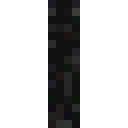
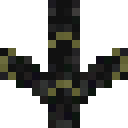
Layers edited between the first and the second 128 x 128 image:
added layer "Ebene-Kopie #1" (50%) above "Ebene #1" over [0, 48, 16, 80]
added layer "Ebene #1" above "Ebene-Kopie" over [0, 48, 48, 104]
added layer "Ebene-Kopie" (50%) above "Hintergrund-Kopie" over [112, 48, 128, 80]
added layer "Hintergrund-Kopie" above "Ebene" over [80, 48, 128, 104]
added layer "Ebene" (50%) above "Hintergrund" over [48, 32, 80, 96]
